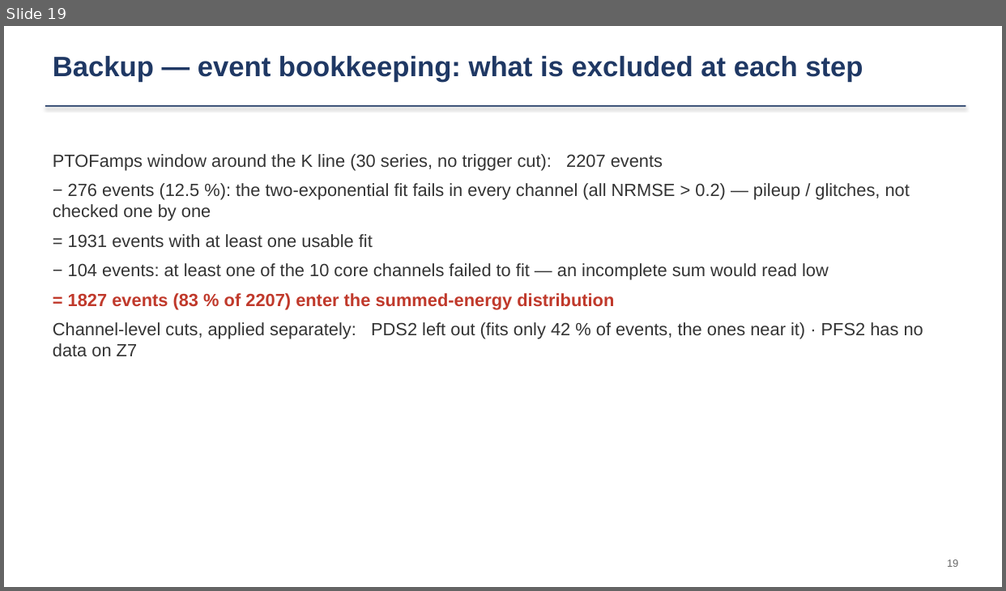
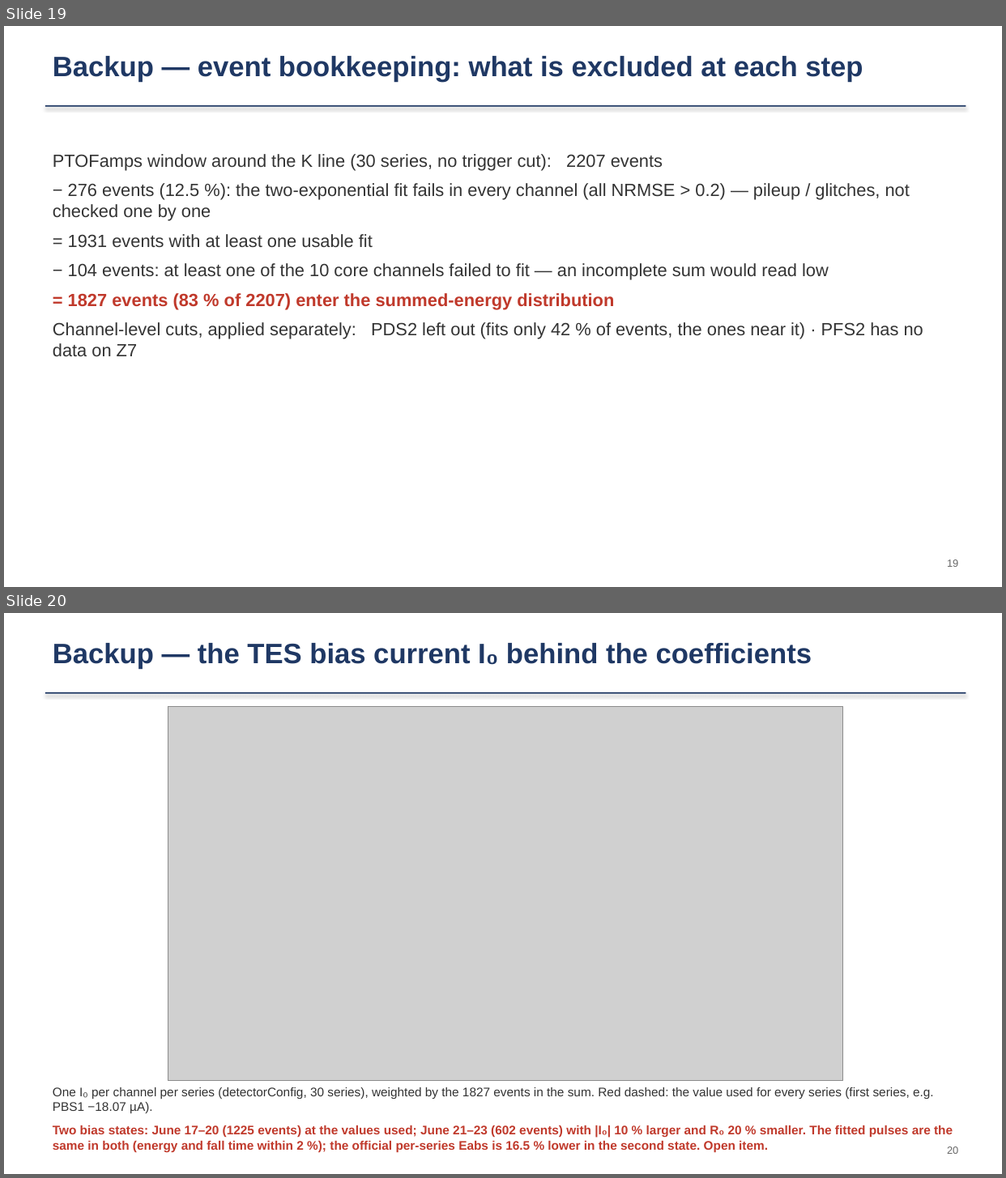
Before and after one commit to ZhihengLi0/urop, a slide deck: snolab_run4_phonon_pulse_analysis/collection_efficiency/presentation/SNOLAB_R4_collection_efficiency_20260910.pptx. Shown one above the other, each under a label of ours: slide 19 before the commit, slides 19 and 20 after it. The pictures are 1006x591 and 1006x1178 pixels, drawn with LibreOffice and Linux fonts; fonts in the diff are those of the drawing; grey boxes stand for pictures. Boxes give left, top, right and bottom in pixels: in the first picture for what was removed or moved away, otherwise in the second. Text is boxed around its words. In the diff, an @@ line names an element or a change of style, - is before the commit and + after.

```diff
--- a/snolab_run4_phonon_pulse_analysis/collection_efficiency/presentation/SNOLAB_R4_collection_efficiency_20260910.pptx
+++ b/snolab_run4_phonon_pulse_analysis/collection_efficiency/presentation/SNOLAB_R4_collection_efficiency_20260910.pptx
@@ slide 20 added at (4,613,1002,1174), background #FFFFFF @@
@@ text added at (53,643,812,669), 27 pt, text #1F3864, bold @@
+Backup — the TES bias current I₀ behind the coefficients
@@ rectangle added at (45,692,966,694), fill #1F3864 @@
@@ picture added at (168,707,843,1081) @@
@@ text added at (53,1088,953,1152), 12 pt, text #C0392B, bold @@
+One I₀ per channel per series (detectorConfig, 30 series), weighted by the 1827 events in the sum. Red dashed: the value used for every series (first series, e.g. PBS1 −18.07 µA).
+Two bias states: June 17–20 (1225 events) at the values used; June 21–23 (602 events) with |I₀| 10 % larger and R₀ 20 % smaller. The fitted pulses are the same in both (energy and fall time within 2 %); the official per-series Eabs is 16.5 % lower in the second state. Open item.
@@ text added at (947,1147,958,1154), 10 pt, text #666666 @@
+20
```
Also in this commit, not shown: 13 other files.
